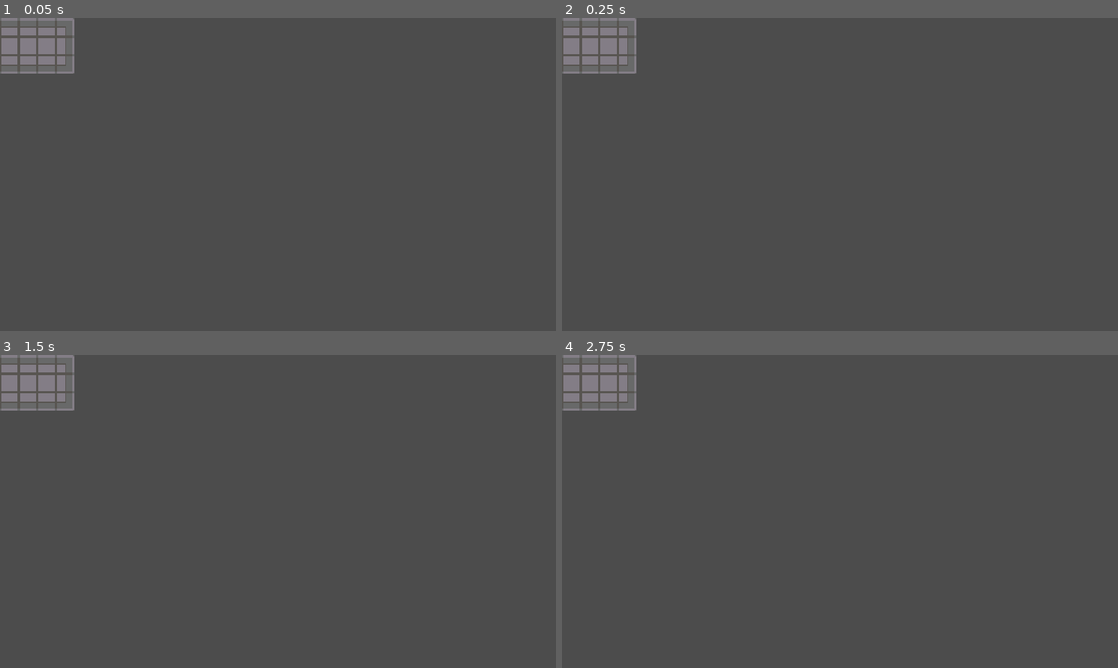
Above: before the commit, frames 1-4 (two rows, left to right).
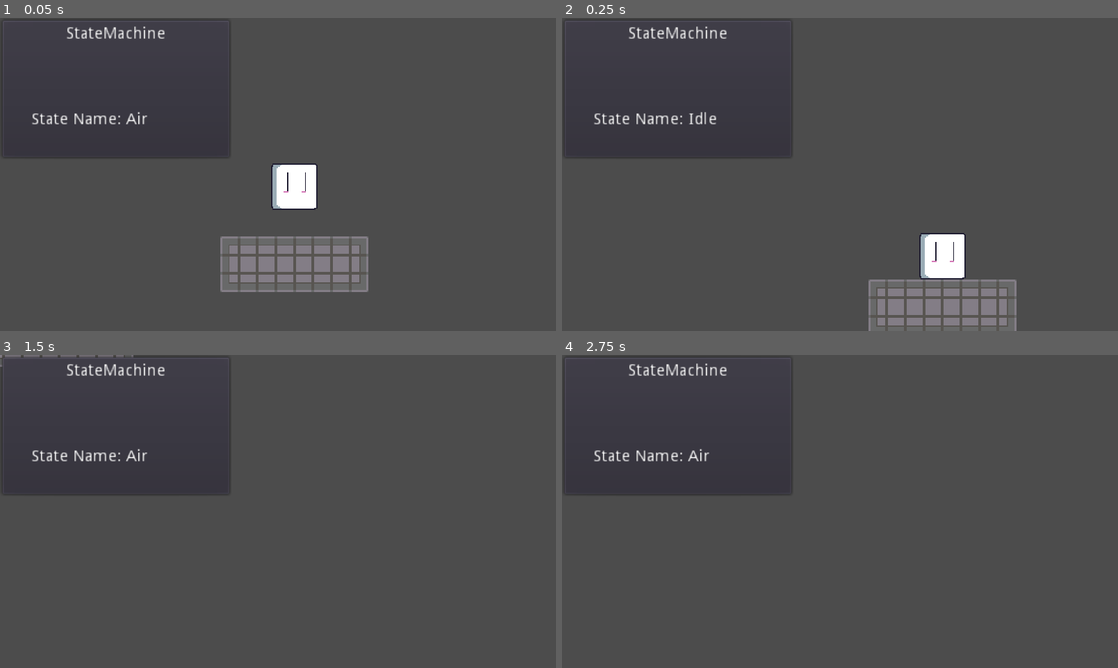
Above: after the commit, the same moments.

Repository: Levrault/Levrault-s-2D-platformer-starter
Game: Godot game, scene res://src/Main/Game.tscn
Two runs of this game, one before a commit and one after it. Both use one fixed random seed, a clock stepped at 60 frames per second and the inputs below.
Inputs (mouse positions are in pixels of both pictures, inside the frame that each line leads up to):
- Up to frame 1 (0.05 s): no input
- Up to frame 2 (0.25 s): no input
- Up to frame 3 (1.5 s): move the mouse to (400, 495) at 0.52 s; hold D (move_right) from 0.53 s (still down); click (400, 495) at 0.67 s; move the mouse to (166, 527) at 1.27 s; click (166, 527) at 1.42 s
- Up to frame 4 (2.75 s): tap Enter at 2 s; move the mouse to (895, 442) at 2.02 s; release D (move_right) at 2.03 s; hold A (move_left) from 2.03 s (still down); click (895, 442) at 2.17 s

The runs differ from the first frame. In frame 1, 7.9% of the frame differs, in the area x 0-67%, y 0-88%; in frame 2, 7.5%; in frame 3, 3.1%; in frame 4, 3.1%.

Commit message:
feat(player) should now move

Diff:
--- a/assets/tilesets/tileset_placeholder_16x16.tres
+++ b/assets/tilesets/tileset_placeholder_16x16.tres
@@ -1,6 +1,33 @@
-[gd_resource type="TileSet" load_steps=2 format=2]
+[gd_resource type="TileSet" load_steps=11 format=2]
 
 [ext_resource path="res://assets/tilesets/tileset_placeholder_16x16.png" type="Texture" id=1]
+
+[sub_resource type="ConvexPolygonShape2D" id=1]
+points = PoolVector2Array( 0, 0, 16, 0, 16, 16, 0, 16 )
+
+[sub_resource type="ConvexPolygonShape2D" id=2]
+points = PoolVector2Array( 0, 0, 16, 0, 16, 16, 0, 16 )
+
+[sub_resource type="ConvexPolygonShape2D" id=3]
+points = PoolVector2Array( 0, 0, 16, 0, 16, 16, 0, 16 )
+
+[sub_resource type="ConvexPolygonShape2D" id=4]
+points = PoolVector2Array( 0, 0, 16, 0, 16, 16, 0, 16 )
+
+[sub_resource type="ConvexPolygonShape2D" id=5]
+points = PoolVector2Array( 0, 0, 16, 0, 16, 16, 0, 16 )
+
+[sub_resource type="ConvexPolygonShape2D" id=6]
+points = PoolVector2Array( 0, 0, 16, 0, 16, 16, 0, 16 )
+
+[sub_resource type="ConvexPolygonShape2D" id=7]
+points = PoolVector2Array( 0, 0, 16, 0, 16, 16, 0, 16 )
+
+[sub_resource type="ConvexPolygonShape2D" id=8]
+points = PoolVector2Array( 0, 0, 16, 0, 16, 16, 0, 16 )
+
+[sub_resource type="ConvexPolygonShape2D" id=9]
+points = PoolVector2Array( 0, 0, 16, 0, 16, 16, 0, 16 )
 
 [resource]
 1/name = "tileset_placeholder_16x16.png 1"
@@ -45,9 +72,64 @@
 47/navigation_offset = Vector2( 0, 0 )
 47/shape_offset = Vector2( 0, 0 )
 47/shape_transform = Transform2D( 1, 0, 0, 1, 0, 0 )
+47/shape = SubResource( 1 )
 47/shape_one_way = false
-47/shape_one_way_margin = 0.0
-47/shapes = [  ]
+47/shape_one_way_margin = 1.0
+47/shapes = [ {
+"autotile_coord": Vector2( 0, 0 ),
+"one_way": false,
+"one_way_margin": 1.0,
+"shape": SubResource( 1 ),
+"shape_transform": Transform2D( 1, 0, 0, 1, 0, 0 )
+}, {
+"autotile_coord": Vector2( 0, 1 ),
+"one_way": false,
+"one_way_margin": 1.0,
+"shape": SubResource( 2 ),
+"shape_transform": Transform2D( 1, 0, 0, 1, 0, 0 )
+}, {
+"autotile_coord": Vector2( 0, 2 ),
+"one_way": false,
+"one_way_margin": 1.0,
+"shape": SubResource( 3 ),
+"shape_transform": Transform2D( 1, 0, 0, 1, 0, 0 )
+}, {
+"autotile_coord": Vector2( 1, 2 ),
+"one_way": false,
+"one_way_margin": 1.0,
+"shape": SubResource( 4 ),
+"shape_transform": Transform2D( 1, 0, 0, 1, 0, 0 )
+}, {
+"autotile_coord": Vector2( 2, 2 ),
+"one_way": false,
+"one_way_margin": 1.0,
+"shape": SubResource( 5 ),
+"shape_transform": Transform2D( 1, 0, 0, 1, 0, 0 )
+}, {
+"autotile_coord": Vector2( 2, 1 ),
+"one_way": false,
+"one_way_margin": 1.0,
+"shape": SubResource( 6 ),
+"shape_transform": Transform2D( 1, 0, 0, 1, 0, 0 )
+}, {
+"autotile_coord": Vector2( 2, 0 ),
+"one_way": false,
+"one_way_margin": 1.0,
+"shape": SubResource( 7 ),
+"shape_transform": Transform2D( 1, 0, 0, 1, 0, 0 )
+}, {
+"autotile_coord": Vector2( 2, 0 ),
+"one_way": false,
+"one_way_margin": 1.0,
+"shape": SubResource( 8 ),
+"shape_transform": Transform2D( 1, 0, 0, 1, 0, 0 )
+}, {
+"autotile_coord": Vector2( 1, 0 ),
+"one_way": false,
+"one_way_margin": 1.0,
+"shape": SubResource( 9 ),
+"shape_transform": Transform2D( 1, 0, 0, 1, 0, 0 )
+} ]
 47/z_index = 0
 48/name = "tileset_placeholder_16x16.png 48"
 48/texture = ExtResource( 1 )
--- a/project.godot
+++ b/project.godot
@@ -9,6 +9,11 @@
 config_version=4
 
 _global_script_classes=[ {
+"base": "KinematicBody2D",
+"class": "Player",
+"language": "GDScript",
+"path": "res://src/Player/Player.gd"
+}, {
 "base": "Node",
 "class": "State",
 "language": "GDScript",
@@ -20,6 +25,7 @@
 "path": "res://src/Main/StateMachine/StateMachine.gd"
 } ]
 _global_script_class_icons={
+"Player": "",
 "State": "res://assets/icons/state.svg",
 "StateMachine": "res://assets/icons/state_machine.svg"
 }
@@ -34,13 +40,17 @@
 
 Events="*res://src/Autoload/Events.gd"
 
+[debug]
+
+gdscript/warnings/unused_argument=false
+
 [display]
 
 window/size/width=480
 window/size/height=270
 window/size/test_width=960
 window/size/test_height=540
-window/stretch/mode="viewport"
+window/stretch/mode="2d"
 window/stretch/aspect="keep"
 
 [input]
@@ -103,6 +113,11 @@
 , Object(InputEventJoypadButton,"resource_local_to_scene":false,"resource_name":"","device":0,"button_index":0,"pressure":0.0,"pressed":false,"script":null)
  ]
 }
+toggle_debug_menu={
+"deadzone": 0.5,
+"events": [ Object(InputEventKey,"resource_local_to_scene":false,"resource_name":"","device":0,"alt":false,"shift":false,"control":false,"meta":false,"command":false,"pressed":false,"scancode":39,"unicode":0,"echo":false,"script":null)
+ ]
+}
 
 [layer_names]
 
--- /dev/null
+++ b/script_templates/state_template.gd
@@ -0,0 +1,17 @@
+extends State
+
+
+func unhandled_input(event: InputEvent) -> void:
+	return
+
+
+func physics_process(delta: float) -> void:
+	return
+
+
+func enter(msg: Dictionary = {}) -> void:
+	return
+
+
+func exit() -> void:
+	return
--- a/src/Main/Game.tscn
+++ b/src/Main/Game.tscn
@@ -1,14 +1,40 @@
-[gd_scene load_steps=3 format=2]
+[gd_scene load_steps=5 format=2]
 
 [ext_resource path="res://src/Player/Player.tscn" type="PackedScene" id=1]
 [ext_resource path="res://assets/tilesets/tileset_placeholder_16x16.tres" type="TileSet" id=2]
+[ext_resource path="res://src/UI/debug/DebugPanel.tscn" type="PackedScene" id=3]
+[ext_resource path="res://src/UI/debug/DebugDock.gd" type="Script" id=4]
 
 [node name="Game" type="Node2D"]
 
-[node name="Player" parent="." instance=ExtResource( 1 )]
+[node name="UI" type="CanvasLayer" parent="."]
+layer = 100
+
+[node name="DebugDock" type="MarginContainer" parent="UI"]
+margin_right = 200.0
+margin_bottom = 162.0
+script = ExtResource( 4 )
+__meta__ = {
+"_edit_use_anchors_": false
+}
+
+[node name="Column" type="VBoxContainer" parent="UI/DebugDock"]
+margin_right = 200.0
+margin_bottom = 162.0
+
+[node name="DebugPanel2" parent="UI/DebugDock/Column" instance=ExtResource( 3 )]
+margin_right = 200.0
+margin_bottom = 122.0
+reference_path = NodePath("../../../../Player/StateMachine")
+properties = PoolStringArray( "_state_name" )
 
 [node name="TileMap" type="TileMap" parent="."]
 tile_set = ExtResource( 2 )
 cell_size = Vector2( 16, 16 )
 format = 1
 tile_data = PoolIntArray( 65532, 47, 0, 65533, 47, 1, 65534, 47, 1, 65535, 47, 1, 0, 47, 1, 1, 47, 1, 2, 47, 1, 3, 47,  …(311 unchanged characters)…
+
+[node name="Player" parent="." instance=ExtResource( 1 )]
+position = Vector2( 0, -45.4217 )
+
+[editable path="Player"]
--- a/src/Main/StateMachine/State.gd
+++ b/src/Main/StateMachine/State.gd
@@ -3,23 +3,23 @@
 extends Node
 class_name State, "res://assets/icons/state.svg"
 
-onready var _state_machine := _get_state_machine(self)
+onready var _state_machine: = _get_state_machine(self)
 
 
 func unhandled_input(event: InputEvent) -> void:
-	return
+	pass
 
 
 func physics_process(delta: float) -> void:
-	return
+	pass
 
 
 func enter(msg: Dictionary = {}) -> void:
-	return
+	pass
 
 
 func exit() -> void:
-	return
+	pass
 
 
 func _get_state_machine(node: Node) -> Node:
--- a/src/Main/StateMachine/StateMachine.gd
+++ b/src/Main/StateMachine/StateMachine.gd
@@ -5,7 +5,7 @@
 export var initial_state := NodePath()
 
 onready var state: State = get_node(initial_state) setget set_state
-onready var _state_name := state.name
+onready var _state_name: = state.name
 
 
 func _init() -> void:
@@ -29,7 +29,7 @@
 	if not has_node(target_state_path):
 		return
 
-	var target_state := get_node(target_state_path)
+	var target_state: = get_node(target_state_path)
 
 	state.exit()
 	self.state = target_state
--- /dev/null
+++ b/src/Player/Camera/CameraRig.gd
@@ -0,0 +1,23 @@
+#Rig to move a child camera based on the player's input, to give them more forward visibility
+extends Position2D
+
+onready var camera: Camera2D = $ShakingCamera
+
+export var offset: = Vector2(300.0, 300.0)
+export var mouse_range: = Vector2(100.0, 500.0)
+
+var is_active: = true
+
+
+func _physics_process(delta: float) -> void:
+	update_position()
+
+
+# Updates the camera rig's position based on the player's state and controller position
+func update_position(velocity: Vector2 = Vector2.ZERO) -> void:
+	if not is_active:
+		return
+
+	var mouse_position: = get_local_mouse_position()
+	var distance_ratio: = clamp(mouse_position.length(), mouse_range.x, mouse_range.y) / mouse_range.y
+	camera.position = distance_ratio * mouse_position.normalized() * offset
--- /dev/null
+++ b/src/Player/Camera/CameraRig.tscn
@@ -0,0 +1,30 @@
+[gd_scene load_steps=3 format=2]
+
+[ext_resource path="res://src/Player/Camera/CameraRig.gd" type="Script" id=1]
+[ext_resource path="res://src/Player/Camera/ShakingCamera.gd" type="Script" id=2]
+
+[node name="CameraRig" type="Position2D"]
+script = ExtResource( 1 )
+
+[node name="ShakingCamera" type="Camera2D" parent="."]
+current = true
+process_mode = 0
+smoothing_enabled = true
+smoothing_speed = 3.0
+drag_margin_left = 0.0
+drag_margin_top = 0.0
+drag_margin_right = 0.0
+drag_margin_bottom = 0.0
+script = ExtResource( 2 )
+amplitude = 8.0
+duration = 0.8
+DAMP_EASING = 1.0
+is_shaking = false
+default_smoothing_speed = {
+"gamepad": 1,
+"mouse": 3
+}
+
+[node name="Timer" type="Timer" parent="ShakingCamera"]
+wait_time = 0.8
+one_shot = true
--- /dev/null
+++ b/src/Player/Camera/ShakingCamera.gd
@@ -0,0 +1,73 @@
+tool
+extends Camera2D
+"""
+Shakes the screen when is_shaking is set to true
+To make it react to events happening in the game world, use the Events signal routing singleton
+Uses different smoothing values depending on the active controller
+"""
+
+onready var timer = $Timer
+
+export var amplitude = 4.0
+export var duration = 0.3 setget set_duration
+export var DAMP_EASING = 1.0
+export var is_shaking = false setget set_is_shaking
+export var default_smoothing_speed: = {
+	mouse=3,
+	gamepad=1
+}
+
+enum States {IDLE, SHAKING}
+var state = States.IDLE
+
+
+func reset_smoothing_speed() -> void:
+	    smoothing_speed = default_smoothing_speed.mouse
+
+
+func _ready() -> void:
+	timer.connect('timeout', self, '_on_ShakeTimer_timeout')
+
+	self.duration = duration
+	reset_smoothing_speed()
+	set_process(false)
+
+
+func _process(delta) -> void:
+	var damping = ease(timer.time_left / timer.wait_time, DAMP_EASING)
+	offset = Vector2(
+		rand_range(amplitude, -amplitude) * damping,
+		rand_range(amplitude, -amplitude) * damping)
+
+
+func _get_configuration_warning() -> String:
+	return "" if $Timer else "%s requires a Timer child named Timer" % name
+
+
+func set_duration(value: float) -> void:
+	duration = value
+	if timer:
+		timer.wait_time = duration
+
+
+func set_is_shaking(value: bool) -> void:
+	is_shaking = value
+	if is_shaking:
+		_change_state(States.SHAKING)
+	else:
+		_change_state(States.IDLE)
+
+
+func _change_state(new_state: int) -> void:
+	match new_state:
+		States.IDLE:
+			offset = Vector2()
+			set_process(false)
+		States.SHAKING:
+			set_process(true)
+			timer.start()
+	state = new_state
+
+
+func _on_ShakeTimer_timeout() -> void:
+	self.is_shaking = false
--- /dev/null
+++ b/src/Player/Camera/ShakingCamera.tscn
@@ -0,0 +1,14 @@
+[gd_scene load_steps=2 format=2]
+
+[ext_resource path="res://src/Player/Camera/ShakingCamera.gd" type="Script" id=1]
+
+[node name="ShakingCamera" type="Camera2D"]
+current = true
+smoothing_enabled = true
+script = ExtResource( 1 )
+amplitude = 8.0
+duration = 0.8
+
+[node name="Timer" type="Timer" parent="."]
+wait_time = 0.8
+one_shot = true
--- a/src/Player/Player.tscn
+++ b/src/Player/Player.tscn
@@ -7,6 +7,7 @@
 [ext_resource path="res://src/Player/States/Air.gd" type="Script" id=5]
 [ext_resource path="res://src/Player/States/Run.gd" type="Script" id=6]
 [ext_resource path="res://src/Player/Player.gd" type="Script" id=7]
+[ext_resource path="res://src/Player/Camera/CameraRig.tscn" type="PackedScene" id=8]
 
 [sub_resource type="RectangleShape2D" id=1]
 extents = Vector2( 20, 20 )
@@ -15,6 +16,8 @@
 position = Vector2( 0, -20 )
 collision_mask = 6
 script = ExtResource( 7 )
+
+[node name="CameraRig" parent="." instance=ExtResource( 8 )]
 
 [node name="CollisionShape2D" type="CollisionShape2D" parent="."]
 shape = SubResource( 1 )
@@ -28,9 +31,6 @@
 
 [node name="Move" type="Node" parent="StateMachine"]
 script = ExtResource( 4 )
-max_speed_default = null
-acceleration_default = null
-jump_impulse = null
 
 [node name="Idle" type="Node" parent="StateMachine/Move"]
 script = ExtResource( 3 )
--- a/src/Player/States/Air.gd
+++ b/src/Player/States/Air.gd
@@ -1 +1,45 @@
 extends State
+
+
+export var acceleration_x: = 5000.0
+onready var move := get_parent()
+
+
+func unhandled_input(event: InputEvent) -> void:
+	move.unhandled_input(event)
+
+
+func physics_process(delta: float) -> void:
+	move.physics_process(delta)
+
+	# Landing
+	if owner.is_on_floor():
+		var target_state: = "Move/Idle" if move.get_move_direction().x == 0 else "Move/Run"
+		_state_machine.transition_to(target_state)
+
+
+func enter(msg: Dictionary = {}) -> void:
+	move.enter(msg)
+
+	move.acceleration.x = acceleration_x
+	if "velocity" in msg:
+		move.velocity = msg.velocity
+		move.max_speed.x = max(abs(msg.velocity.x), move.max_speed.x)
+	if "impulse" in msg:
+		move.velocity += calculate_jump_velocity(msg.impulse)
+
+
+func exit() -> void:
+	move.acceleration = move.acceleration_default
+	move.exit()
+
+
+# Returns a new velocity with a vertical impulse applied to it
+func calculate_jump_velocity(impulse: float = 0.0) -> Vector2:
+	return move.calculate_velocity(
+		move.velocity,
+		move.max_speed,
+		Vector2(0.0, impulse),
+		1.0,
+		Vector2.UP
+	)
--- a/src/Player/States/Idle.gd
+++ b/src/Player/States/Idle.gd
@@ -1 +1,25 @@
 extends State
+
+onready var move := get_parent()
+
+
+func unhandled_input(event: InputEvent) -> void:
+	move.unhandled_input(event)
+
+
+func physics_process(delta: float) -> void:
+	if owner.is_on_floor() and move.get_move_direction().x != 0.0:
+		_state_machine.transition_to("Move/Run")
+	elif not owner.is_on_floor():
+		_state_machine.transition_to("Move/Air")
+
+
+func enter(msg: Dictionary = {}) -> void:
+	move.enter(msg)
+
+	move.max_speed = move.max_speed_default
+	move.velocity = Vector2.ZERO
+
+
+func exit() -> void:
+	move.exit()
--- a/src/Player/States/Move.gd
+++ b/src/Player/States/Move.gd
@@ -30,6 +30,7 @@
 
 	return new_velocity
 
+
 static func get_move_direction() -> Vector2:
 	return Vector2(
 		Input.get_action_strength("move_right") - Input.get_action_strength("move_left"), 1.0
--- a/src/Player/States/Run.gd
+++ b/src/Player/States/Run.gd
@@ -1 +1,24 @@
 extends State
+
+onready var move := get_parent()
+
+
+func unhandled_input(event: InputEvent) -> void:
+	move.unhandled_input(event)
+
+
+func physics_process(delta: float) -> void:
+	if owner.is_on_floor():
+		if move.get_move_direction().x == 0.0:
+			_state_machine.transition_to("Move/Idle")
+	else:
+		_state_machine.transition_to("Move/Air")
+	move.physics_process(delta)
+
+
+func enter(msg: Dictionary = {}) -> void:
+	move.enter(msg)
+
+
+func exit() -> void:
+	move.exit()
--- /dev/null
+++ b/src/UI/debug/DebugDock.gd
@@ -0,0 +1,9 @@
+extends MarginContainer
+"""
+Contains UI widgets that display debug info about the game world
+"""
+
+func _gui_input(event: InputEvent) -> void:
+	if event.is_action_pressed('toggle_debug_menu'):
+		visible = not visible
+		accept_event()
--- /dev/null
+++ b/src/UI/debug/DebugPanel.gd
@@ -0,0 +1,81 @@
+tool
+extends Control
+"""
+Displays the values of properties of a given node
+You can directly change the `properties` property to display multiple values from the `reference` node
+E.g. properties = PoolStringArray(['speed', 'position', 'modulate'])
+"""
+
+onready var _container: VBoxContainer = $VBoxContainer/MarginContainer/VBoxContainer
+onready var _title: Label = $VBoxContainer/ReferenceName
+
+onready var reference: Node = get_node(reference_path) setget set_reference
+
+export var reference_path: NodePath
+export var properties: PoolStringArray setget set_properties
+
+
+func _ready() -> void:
+	if not reference:
+		return
+	_setup()
+
+
+func _process(delta) -> void:
+	_update()
+
+
+func _setup() -> void:
+	_clear()
+	_title.text = reference.name
+	for property in properties:
+		track(property)
+
+
+func _get_configuration_warning() -> String:
+	return "" if not reference_path.is_empty() else "Reference Path should not be empty."
+
+
+func track(property: String) -> void:
+	var label: = Label.new()
+	label.autowrap = true
+	label.name = property.capitalize()
+	_container.add_child(label)
+	if not property in properties:
+		properties.append(property)
+
+
+func _clear() -> void:
+	for property_label in _container.get_children():
+		property_label.queue_free()
+
+
+func _update() -> void:
+	if Engine.editor_hint:
+		return
+	var search_array: Array = properties
+	for property in properties:
+		var label: Label = _container.get_child(search_array.find(property))
+		var value = reference.get(property)
+
+		var text: = ""
+		if value is Vector2:
+			text = "(%01d %01d)" % [value.x, value.y]
+		else:
+			text = str(value)
+		label.text = "%s: %s" % [property.capitalize(), text]
+
+
+func set_properties(value: PoolStringArray) -> void:
+	properties = value
+	if not reference:
+		return
+	_setup()
+
+
+func set_reference(value: Node) -> void:
+	reference = value
+	if reference:
+		_setup()
+	else:
+		_title.text = get_class()
--- /dev/null
+++ b/src/UI/debug/DebugPanel.tscn
@@ -0,0 +1,44 @@
+[gd_scene load_steps=2 format=2]
+
+[ext_resource path="res://src/UI/debug/DebugPanel.gd" type="Script" id=2]
+
+[node name="DebugPanel" type="PanelContainer"]
+margin_right = 90.0
+margin_bottom = 112.0
+script = ExtResource( 2 )
+__meta__ = {
+"_edit_use_anchors_": false
+}
+
+[node name="VBoxContainer" type="VBoxContainer" parent="."]
+margin_left = 7.0
+margin_top = 7.0
+margin_right = 83.0
+margin_bottom = 105.0
+custom_constants/separation = 0
+
+[node name="ReferenceName" type="Label" parent="VBoxContainer"]
+margin_right = 76.0
+margin_bottom = 54.0
+rect_min_size = Vector2( 0, 54 )
+text = "DebugPanel"
+align = 1
+
+[node name="MarginContainer" type="MarginContainer" parent="VBoxContainer"]
+margin_top = 54.0
+margin_right = 76.0
+margin_bottom = 98.0
+size_flags_horizontal = 3
+size_flags_vertical = 3
+custom_constants/margin_right = 20
+custom_constants/margin_top = 20
+custom_constants/margin_left = 20
+custom_constants/margin_bottom = 20
+
+[node name="VBoxContainer" type="VBoxContainer" parent="VBoxContainer/MarginContainer"]
+margin_left = 20.0
+margin_top = 20.0
+margin_right = 56.0
+margin_bottom = 24.0
+size_flags_horizontal = 3
+size_flags_vertical = 3
Not shown, added: .gdignore
Not shown: 1 places in src/Player/Player.tscn that only renumber resources
